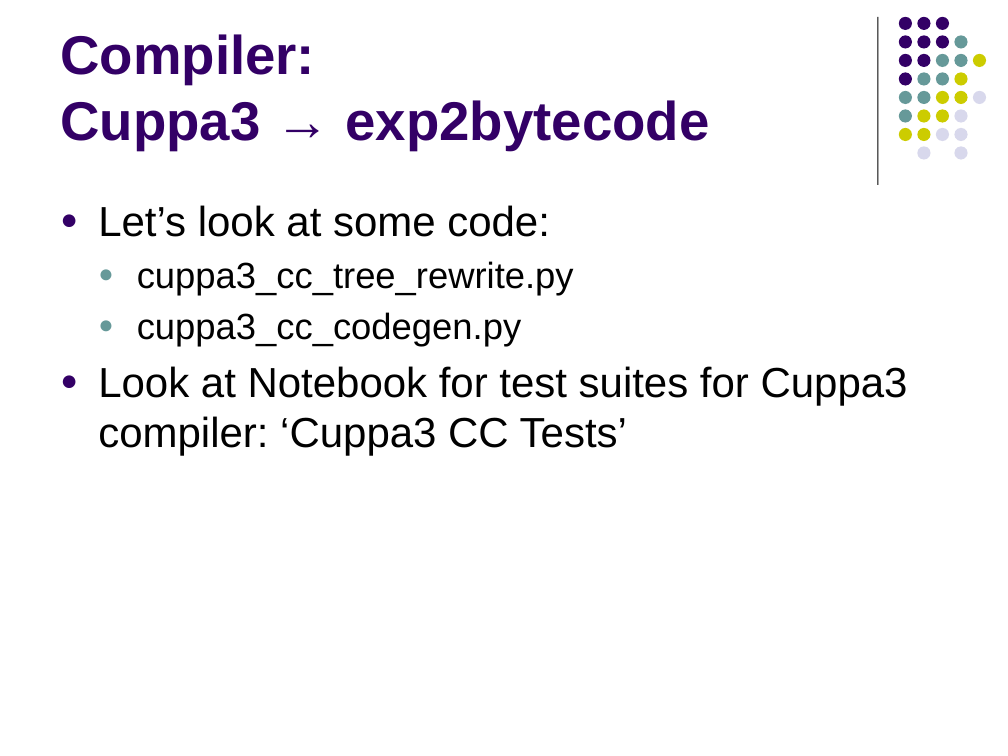
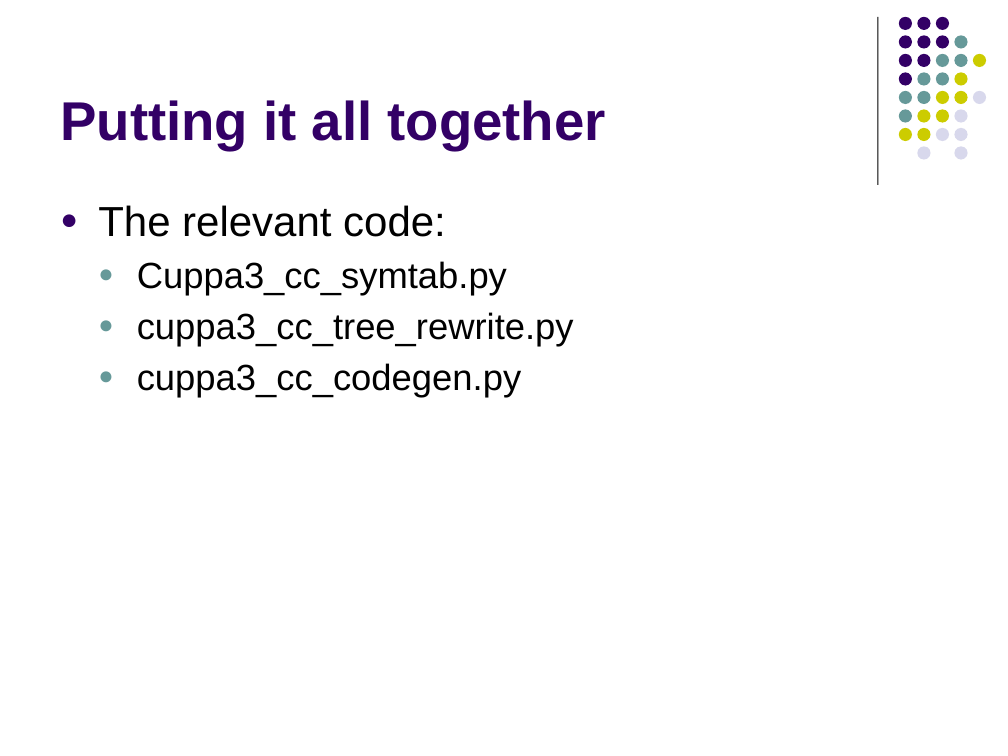
Before and after one commit to lutzhamel/CSC402, a slide deck: slide 18 of csc402-ln015.pptx (slide 17 before the commit). Drawn at 1008x756 pixels with LibreOffice and Linux fonts; fonts in the diff are those of the drawing. Boxes give left, top, right and bottom in pixels: in the first picture for what was removed or moved away, otherwise in the second. Text is boxed around its words. In the diff, an @@ line names an element or a change of style, - is before the commit and + after.

```diff
--- a/csc402-ln015.pptx
+++ b/csc402-ln015.pptx
@@ title at [60,100,606,150]: text changed @@
-Compiler:
-Cuppa3 → exp2bytecode
+Putting it all together
@@ text at [98,205,507,296]: text changed; size 30 to 26 pt @@
-● Let’s look at some code:
+● The relevant code:
+  ● Cuppa3_cc_symtab.py
@@ text at [98,366,908,456]: paragraph removed @@
-● Look at Notebook for test suites for Cuppa3 compiler: ‘Cuppa3 CC Tests’
```
Also in this commit, not shown: 1 other slide changed, 26 slides added, 11 other files.
